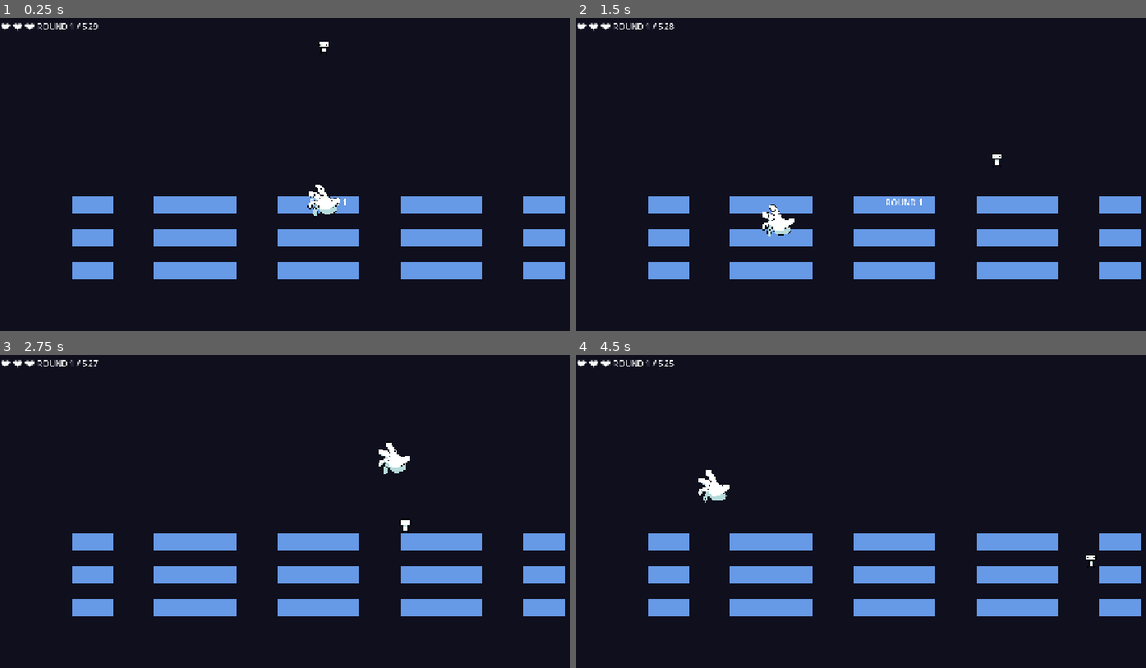
Above: before the commit, frames 1-4 (two rows, left to right).
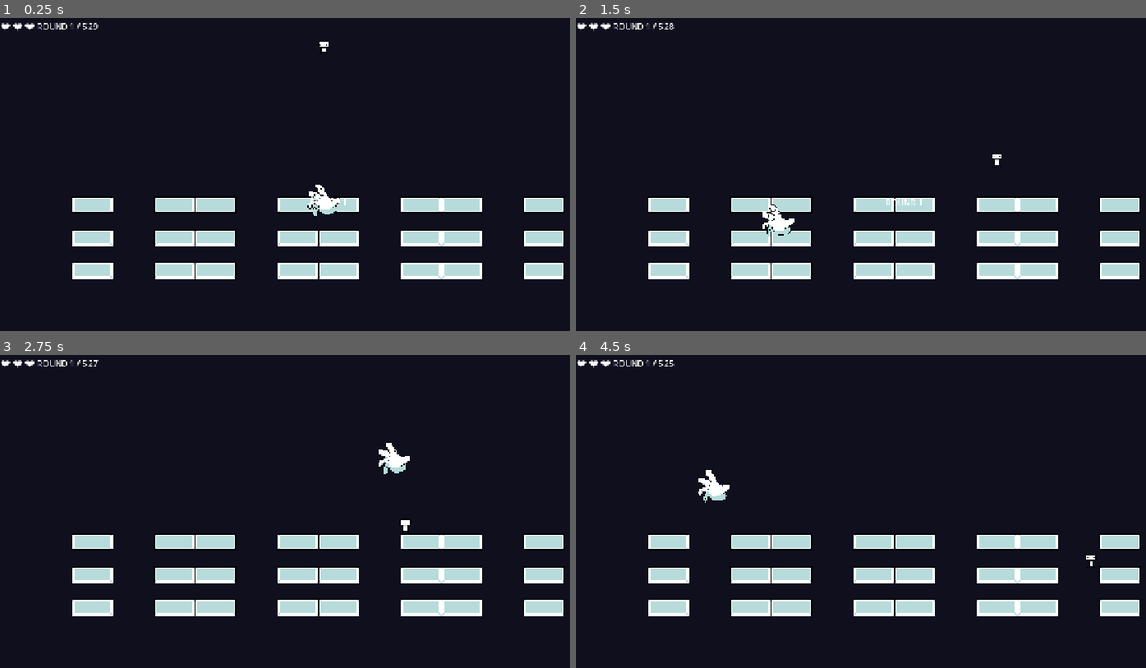
Above: after the commit, the same moments.

Repository: Fellpz9/ppp
Game: Godot game, scene res://scenes/GameScene.tscn
Same seed, same stepped clock (60 frames per second), same inputs: the game is played once before the commit and once after it. This scene is started directly instead of the project's main scene.
Inputs (mouse positions are in pixels of both pictures, inside the frame that each line leads up to):
- Up to frame 1 (0.25 s): no input
- Up to frame 2 (1.5 s): move the mouse to (1049, 183) at 0.52 s; hold D (move_right) from 0.53 s (still down); tap W (jump) at 0.6, 0.77, 1.07 s; tap Enter at 1.25 s; move the mouse to (775, 221) at 1.27 s; click (775, 221) at 1.35 s
- Up to frame 3 (2.75 s): tap W (jump) at 1.52, 1.55, 1.82, 2.3 s; move the mouse to (393, 458) at 2.02 s; release D (move_right) at 2.03 s; hold A (move_left) from 2.03 s (still down); hold Right mouse button (hand_remove) from 2.03 s (still down)
- Up to frame 4 (4.5 s): move the mouse to (872, 614) at 2.77 s; release A (move_left) at 2.78 s; release Right mouse button (hand_remove) at 2.78 s; hold D (move_right) 2.78-4.28 s; tap E (hand_shake) at 2.85 s; tap W (jump) at 3.02, 3.05, 3.32, 3.77, 3.8, 4.07, 4.35 s; move the mouse to (1100, 596) at 3.52 s; tap Q (hand_tilt) at 3.6 s; move the mouse to (707, 483) at 4.27 s; hold A (move_left) from 4.28 s (still down)

The runs differ from the first frame. In frame 1, 9.3% of the frame differs, in the area x 12-100%, y 56-84%; in frame 2, 9.4%; in frame 3, 9.5%; in frame 4, 9.5%.

Commit message:
reworked power-ups, platforms, added multiplayer lobby and small details across the UI

Diff:
--- a/scenes/GameScene.tscn
+++ b/scenes/GameScene.tscn
@@ -5,8 +5,11 @@
 [ext_resource type="Script" uid="uid://d18h5ro54ereh" path="res://scripts/PlatformManager.gd" id="2_i2arf"]
 [ext_resource type="Script" uid="uid://bqeprr2wb8tbc" path="res://scripts/PowerUpManager.gd" id="3_1kil2"]
 [ext_resource type="Script" uid="uid://b2m8l7n2hgyc6" path="res://scripts/HandController.gd" id="4_5cvvu"]
+[ext_resource type="PackedScene" uid="uid://d2f2y0etr53sa" path="res://scenes/platform.tscn" id="4_pynjx"]
 [ext_resource type="Script" uid="uid://b07nlp37mpwfa" path="res://scripts/HUD.gd" id="5_ed8b8"]
 [ext_resource type="Texture2D" uid="uid://cniklv7yragi3" path="res://assets/hand.png" id="5_xs4ih"]
+[ext_resource type="PackedScene" uid="uid://co1lebvm88dp" path="res://scenes/spiked_platform.tscn" id="5_yrli1"]
+[ext_resource type="PackedScene" uid="uid://cdkoy04y136l0" path="res://scenes/PowerUp.tscn" id="7_yrli1"]
 
 [sub_resource type="CircleShape2D" id="CircleShape2D_6ytau"]
 radius = 35.17101
@@ -23,10 +26,13 @@
 [node name="PlatformManager" type="Node2D" parent="." unique_id=626421711]
 script = ExtResource("2_i2arf")
 GRID_ORIGIN = Vector2(180, 300)
+platform_scene = ExtResource("4_pynjx")
+spike_platform_scene = ExtResource("5_yrli1")
 
 [node name="PowerUpManager" type="Node2D" parent="." unique_id=333114761]
 position = Vector2(0, 270)
 script = ExtResource("3_1kil2")
+powerup_scene = ExtResource("7_yrli1")
 
 [node name="HandController" type="CharacterBody2D" parent="." unique_id=1532585146 groups=["hand"]]
 script = ExtResource("4_5cvvu")
--- a/scenes/OnlineMenu.tscn
+++ b/scenes/OnlineMenu.tscn
@@ -1,6 +1,6 @@
 [gd_scene format=3 uid="uid://8on1pstvx6y"]
 
-[ext_resource type="Script" uid="uid://c1gnpjj3dcxke" path="res://scenes/online_menu.gd" id="1_1en3f"]
+[ext_resource type="Script" uid="uid://c1gnpjj3dcxke" path="res://scripts/online_menu.gd" id="1_1en3f"]
 
 [node name="OnlineMenu" type="Control" unique_id=1902730116]
 layout_mode = 3
@@ -86,7 +86,7 @@
 layout_mode = 2
 
 [node name="MatchesList" type="ItemList" parent="LobbyPanel/HBoxContainer/MatchesArea" unique_id=1345920673]
-custom_minimum_size = Vector2(120, 50)
+custom_minimum_size = Vector2(250, 50)
 layout_mode = 2
 
 [node name="CreateMatchButton" type="Button" parent="LobbyPanel/HBoxContainer/MatchesArea" unique_id=923349250]
@@ -100,3 +100,10 @@
 [node name="StartMatchButton" type="Button" parent="LobbyPanel/HBoxContainer/MatchesArea" unique_id=1621394601]
 layout_mode = 2
 text = "Start match"
+
+[node name="CurrentUserLabel" type="Label" parent="LobbyPanel" unique_id=316446763]
+layout_mode = 0
+offset_top = 374.0
+offset_right = 250.0
+offset_bottom = 397.0
+horizontal_alignment = 1
--- /dev/null
+++ b/scenes/PowerUp.tscn
@@ -0,0 +1,17 @@
+[gd_scene format=3 uid="uid://cdkoy04y136l0"]
+
+[ext_resource type="Script" uid="uid://dknncj1tr0hvh" path="res://scripts/PowerUp.gd" id="1_0ocr6"]
+[ext_resource type="Texture2D" uid="uid://b1kgpkls20xe4" path="res://assets/powerups.png" id="1_vxdkk"]
+
+[sub_resource type="RectangleShape2D" id="RectangleShape2D_0ocr6"]
+size = Vector2(32, 32)
+
+[node name="PowerUp" type="Area2D" unique_id=2075200478]
+script = ExtResource("1_0ocr6")
+
+[node name="CollisionShape2D" type="CollisionShape2D" parent="." unique_id=1146995829]
+shape = SubResource("RectangleShape2D_0ocr6")
+
+[node name="Sprite2D" type="Sprite2D" parent="." unique_id=143400356]
+texture = ExtResource("1_vxdkk")
+vframes = 7
--- /dev/null
+++ b/scenes/platform.tscn
@@ -0,0 +1,14 @@
+[gd_scene format=3 uid="uid://d2f2y0etr53sa"]
+
+[ext_resource type="Texture2D" uid="uid://ddmf1t02vfli3" path="res://assets/platform.png" id="1_ba0x2"]
+
+[sub_resource type="RectangleShape2D" id="RectangleShape2D_mi635"]
+size = Vector2(80, 32)
+
+[node name="Platform" type="StaticBody2D" unique_id=969569206]
+
+[node name="CollisionShape2D" type="CollisionShape2D" parent="." unique_id=1312560006]
+shape = SubResource("RectangleShape2D_mi635")
+
+[node name="Sprite2D" type="Sprite2D" parent="." unique_id=266032635]
+texture = ExtResource("1_ba0x2")
--- /dev/null
+++ b/scenes/spiked_platform.tscn
@@ -0,0 +1,15 @@
+[gd_scene format=3 uid="uid://co1lebvm88dp"]
+
+[ext_resource type="Texture2D" uid="uid://5ed1avvtch7d" path="res://assets/spiked_platform.png" id="1_stxcv"]
+
+[sub_resource type="RectangleShape2D" id="RectangleShape2D_flmv1"]
+size = Vector2(80, 32)
+
+[node name="SpikePlatform" type="StaticBody2D" unique_id=505132684]
+metadata/is_spike = true
+
+[node name="CollisionShape2D" type="CollisionShape2D" parent="." unique_id=1715486079]
+shape = SubResource("RectangleShape2D_flmv1")
+
+[node name="Sprite2D" type="Sprite2D" parent="." unique_id=1343415473]
+texture = ExtResource("1_stxcv")
--- a/scripts/Character.gd
+++ b/scripts/Character.gd
@@ -72,6 +72,14 @@
 
 	move_and_slide()
 
+	for i in get_slide_collision_count():
+		var collision = get_slide_collision(i)
+		var collider = collision.get_collider()
+
+		# Verifica se o objeto com o qual colidimos tem a tag "is_spike"
+		if collider != null and collider.has_meta("is_spike") and collider.get_meta("is_spike"):
+			die()
+
 	# Check fell off screen
 	if position.y > get_viewport_rect().size.y + 100:
 		die()
--- a/scripts/HandController.gd
+++ b/scripts/HandController.gd
@@ -24,6 +24,7 @@
 var platform_manager: Node2D
 var cursor_indicator: Node2D
 
+@onready var hand_sprite: Sprite2D = $Sprite2D
 @onready var action_cooldown: Timer = $ActionCooldownTimer
 
 func _ready() -> void:
@@ -65,6 +66,12 @@
 	# E key - shake platform
 	if Input.is_action_just_pressed("hand_shake"):
 		_try_shake_platform()
+
+	var tempo = Time.get_ticks_msec() * 0.005
+	hand_sprite.rotation_degrees = sin(tempo) * 15.0
+
+	# NOVO: Envia a posição atual para o outro jogador!
+	NetworkManager.send_action("sync_hand", {"x": position.x, "y": position.y})
 
 func _try_place_platform() -> void:
 	if platform_manager == null:
--- a/scripts/NetworkManager.gd
+++ b/scripts/NetworkManager.gd
@@ -16,6 +16,8 @@
 signal match_joined(m_id: String, players: Array)
 signal match_started(roles: Dictionary)
 signal game_action_received(action: String, payload: Dictionary)
+signal match_created(m_id: String)
+signal match_player_joined(players: Array)
 
 func _ready():
 	socket.connect_to_url(url)
@@ -61,19 +63,22 @@
 		lobby_chat_received.emit(data.get("from", ""), data.get("message", ""), data.get("timestamp", 0))
 
 	elif msg_type == "match_update":
-		# APAGUE a linha que estava aqui (lobby_updated.emit...)
-		# Apenas avisamos internamente que alguém entrou na sala
-		var players_na_sala = data.get("players", [])
-		print("Atualização da sala! Jogadores: ", players_na_sala)
+		var players = data.get("players", [])
+		print("[Network] Servidor enviou match_update. Players: ", players)
+		match_player_joined.emit(players)
 
 	elif msg_type == "join_match_result":
-		# Quando o Player 2 tenta entrar na sala
+		print("[Network] Resultado de Join Match recebido: ", data)
 		if data.get("ok"):
-			print("Você entrou na partida com sucesso! Aguardando o host iniciar...")
-			# Opcional: Aqui você poderia emitir um sinal para a UI desativar os botões
-			# e mostrar um aviso de "Aguardando Host..."
+			lobby_chat_received.emit("SISTEMA", "Você entrou na partida com sucesso! Aguardando o Host iniciar...", 0)
 		else:
 			print("Erro ao entrar na partida: ", data.get("error", ""))
+
+	elif msg_type == "create_match_result":
+		if data.get("ok"):
+			match_created.emit(data.get("match_id", ""))
+		else:
+			print("Erro ao criar partida:", data.get("error", ""))
 
 # -- Funções para enviar dados ao servidor --
 func send_msg(dict: Dictionary):
--- /dev/null
+++ b/scripts/PowerUp.gd
@@ -0,0 +1,33 @@
+extends Area2D
+
+@onready var sprite: Sprite2D = $Sprite2D
+
+var frame_map = {
+	"double_jump": 6,
+	"invincible": 5,
+	"speed": 4,
+	"rapid_fire": 3,
+	"spike_mode": 2,
+	"earthquake": 1,
+	"platform_flip": 0
+}
+
+func _ready() -> void:
+	# O PowerUpManager configura essas 'metas' antes de colocar o item na tela
+	if has_meta("powerup_type"):
+		var type = get_meta("powerup_type")
+
+		# Muda o desenho do sprite para o item correspondente
+		if frame_map.has(type):
+			sprite.frame = frame_map[type]
+
+	# Cria a animação de flutuar (bobbing)
+	var tween = create_tween().set_loops()
+	tween.tween_property(self, "position:y", position.y - 8, 0.6).set_trans(Tween.TRANS_SINE)
+	tween.tween_property(self, "position:y", position.y, 0.6).set_trans(Tween.TRANS_SINE)
+
+	# Conecta a colisão diretamente na função do PowerUpManager (que é o "Pai" deste nó)
+	body_entered.connect(func(body):
+		if get_parent().has_method("_on_pickup_body_entered"):
+			get_parent()._on_pickup_body_entered(self, body)
+	)
--- a/scenes/online_menu.gd
+++ b/scripts/online_menu.gd
@@ -19,7 +19,12 @@
 @onready var btn_join_match = $LobbyPanel/HBoxContainer/MatchesArea/JoinMatchButton
 @onready var btn_start_match = $LobbyPanel/HBoxContainer/MatchesArea/StartMatchButton
 
+@onready var current_user_label = $LobbyPanel/CurrentUserLabel
+
 var selected_match_id = ""
+
+var known_lobby_users: Array = []
+var is_first_lobby_update: bool = true
 
 func _ready() -> void:
 	# Conectar botões da interface
@@ -37,10 +42,23 @@
 	NetworkManager.register_response.connect(_on_register_response)
 	NetworkManager.lobby_updated.connect(_on_lobby_updated)
 	NetworkManager.lobby_chat_received.connect(_on_chat_received)
+	NetworkManager.match_created.connect(_on_match_created)
+	NetworkManager.match_player_joined.connect(_on_match_player_joined)
 
 	lobby_panel.hide()
 	login_panel.show()
 	btn_start_match.disabled = true
+
+	var meus_botoes = [
+		btn_login, btn_register, btn_send_chat,
+		btn_create_match, btn_join_match, btn_start_match
+	]
+
+	# Espera um frame para garantir que os tamanhos (sizes) dos botões foram calculados
+	await get_tree().process_frame
+
+	for btn in meus_botoes:
+		_setup_button_wobble(btn)
 
 # --- LÓGICA DE AUTENTICAÇÃO ---
 func _on_register_pressed():
@@ -56,6 +74,10 @@
 	if ok:
 		login_panel.hide()
 		lobby_panel.show()
+		current_user_label.text = "Logado como: " + username_input.text
+
+		is_first_lobby_update = true
+		known_lobby_users.clear()
 	else:
 		error_label.text = msg
 
@@ -70,6 +92,17 @@
 
 # --- LÓGICA DE PARTIDAS ---
 func _on_lobby_updated(users: Array, matches: Array):
+	if is_first_lobby_update:
+		# Na primeira vez, apenas memoriza quem já estava lá
+		known_lobby_users = users.duplicate()
+		is_first_lobby_update = false
+	else:
+		# Compara quem chegou de novo
+		for u in users:
+			if not u in known_lobby_users:
+				# Usa a própria função de chat para exibir a mensagem do sistema!
+				_on_chat_received("SISTEMA", u + " entrou no lobby!", 0)
+		known_lobby_users = users.duplicate()
 	matches_list.clear()
 	for m in matches:
 		var status = " (" + str(m.get("player_count", 1)) + "/2)"
@@ -82,6 +115,7 @@
 func _on_create_match_pressed():
 	NetworkManager.create_match()
 	btn_start_match.disabled = false # Habilita para o criador
+	btn_create_match.disabled = true
 
 func _on_join_match_pressed():
 	if selected_match_id != "":
@@ -90,3 +124,44 @@
 func _on_start_match_pressed():
 	NetworkManager.start_match()
 	# O servidor enviará "match_started" para o NetworkManager, que trocará de cena automaticamente!
+
+func _on_match_created(m_id: String):
+	# Habilita o botão de Start agora que temos confirmação
+	btn_start_match.disabled = false
+
+	# Manda o aviso no chat local do criador
+	_on_chat_received("SISTEMA", "Você criou a partida [" + m_id + "] com sucesso! Aguardando oponente...", 0)
+
+func _on_match_player_joined(players: Array):
+	print("[UI] Sinal de match_player_joined chegou no menu. Players: ", players)
+	if players.size() > 1:
+		# Pega o último jogador que entrou e garante que é do tipo String
+		var novo_jogador = str(players[players.size() - 1])
+		_on_chat_received("SISTEMA", novo_jogador + " entrou na sua partida! Você já pode iniciar.", 0)
+
+# --- EFEITOS VISUAIS (WOBBLE) ---
+func _setup_button_wobble(btn: Button) -> void:
+	# Centraliza o eixo de rotação no meio do botão
+	btn.pivot_offset = btn.size / 2.0
+
+	# Quando o mouse entra, começa a balançar
+	btn.mouse_entered.connect(func():
+		# Cria uma animação em loop repetitivo
+		var tween = create_tween().set_loops()
+		tween.tween_property(btn, "rotation_degrees", 2.0, 0.5).set_trans(Tween.TRANS_SINE)
+		tween.tween_property(btn, "rotation_degrees", -2.0, 0.5).set_trans(Tween.TRANS_SINE)
+
+		# Guarda o tween dentro do botão para podermos parar depois
+		btn.set_meta("wobble_tween", tween)
+	)
+
+	# Quando o mouse sai, para de balançar e volta ao normal
+	btn.mouse_exited.connect(func():
+		if btn.has_meta("wobble_tween"):
+			var tween = btn.get_meta("wobble_tween")
+			if tween:
+				tween.kill() # Para a animação atual
+
+		# Volta a rotação para 0 suavemente
+		create_tween().tween_property(btn, "rotation_degrees", 0.0, 0.1)
+	)
Binary file added: assets/platform.png
Not shown, added: assets/platform.png.import
Binary file added: assets/powerups.png
Not shown, added: assets/powerups.png.import
Binary file added: assets/spiked_platform.png
Not shown, added: assets/spiked_platform.png.import
Not shown, added: scripts/PowerUp.gd.uid
Renamed: scenes/online_menu.gd.uid -> scripts/online_menu.gd.uid
